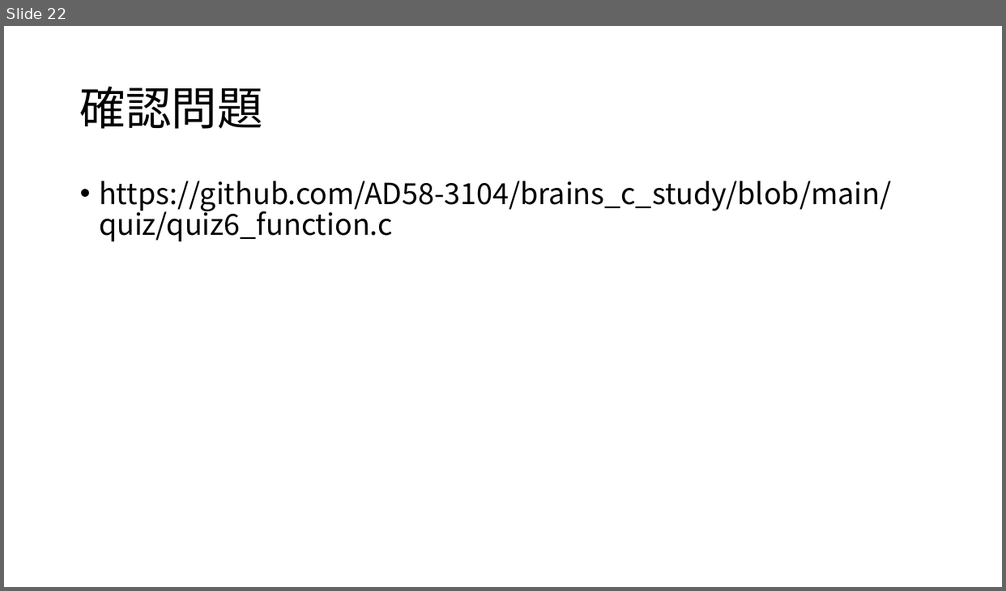
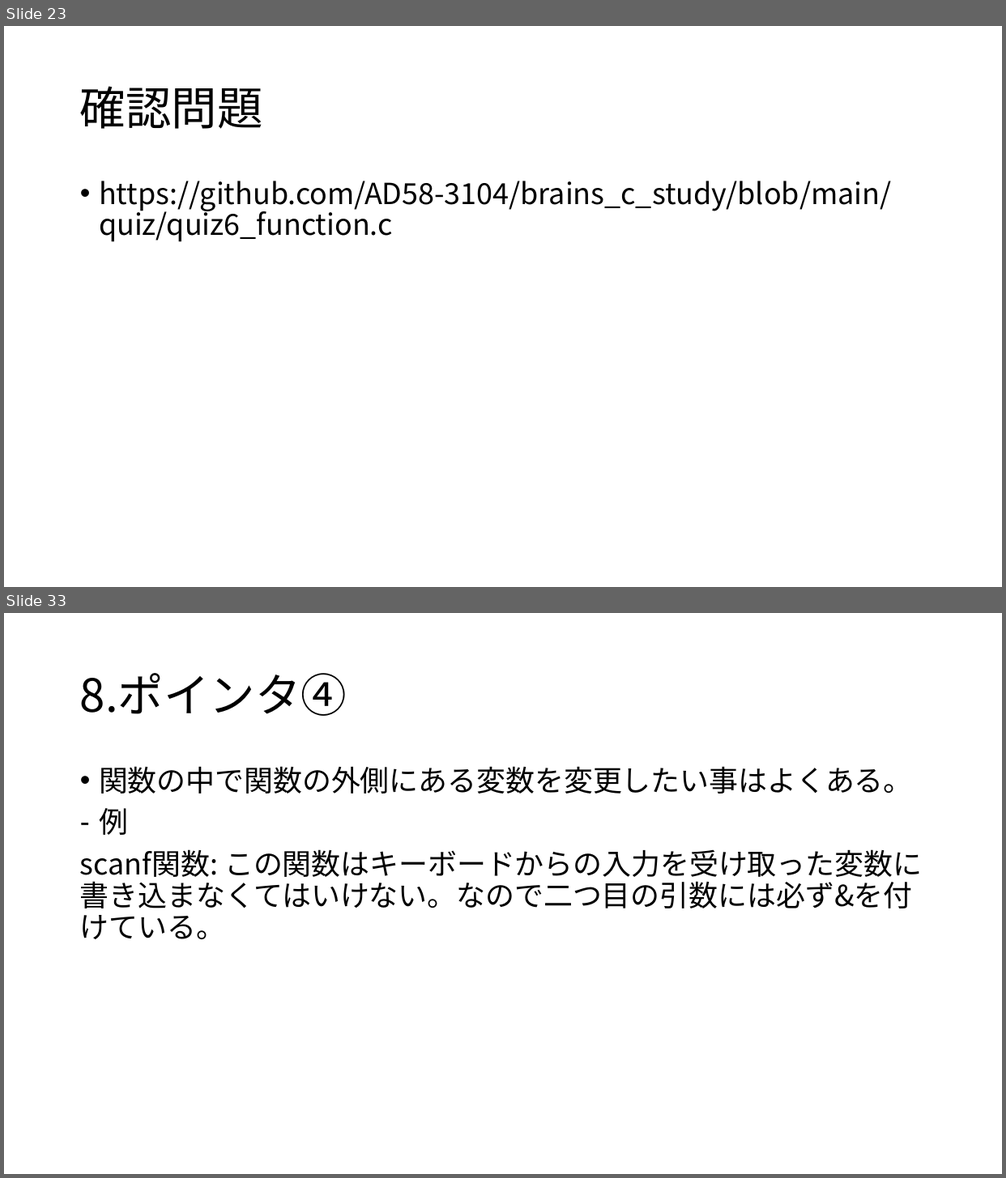
Before and after one commit to AD58-3104/brains_c_study, a slide deck: document/C言語勉強会.pptx. Shown one above the other, each under a label of ours: slide 22 before the commit, slides 23 and 33 after it; the slides between them are not shown. The pictures are 1006x591 and 1006x1178 pixels, drawn with LibreOffice and Linux fonts; fonts in the diff are those of the drawing. Boxes give left, top, right and bottom in pixels: in the first picture for what was removed or moved away, otherwise in the second. Text is boxed around its words. In the diff, an @@ line names an element or a change of style, - is before the commit and + after.

```diff
--- a/document/C言語勉強会.pptx
+++ b/document/C言語勉強会.pptx
@@ slide 33 added at (4,613,1002,1174), background #FFFFFF @@
@@ title added at (80,673,347,716), 44 pt, text #000000 @@
+8.ポインタ④
@@ text added at (80,766,922,939), 28 pt, text #000000 @@
+• 関数の中で関数の外側にある変数を変更したい事はよくある。
+– 例
+scanf関数: この関数はキーボードからの入力を受け取った変数に書き込まなくてはいけない。なので二つ目の引数には必ず&を付けている。
@@ what was slide 22 is now slide 23 @@
```
Also in this commit, not shown: 3 slides changed, 11 other slides added.
